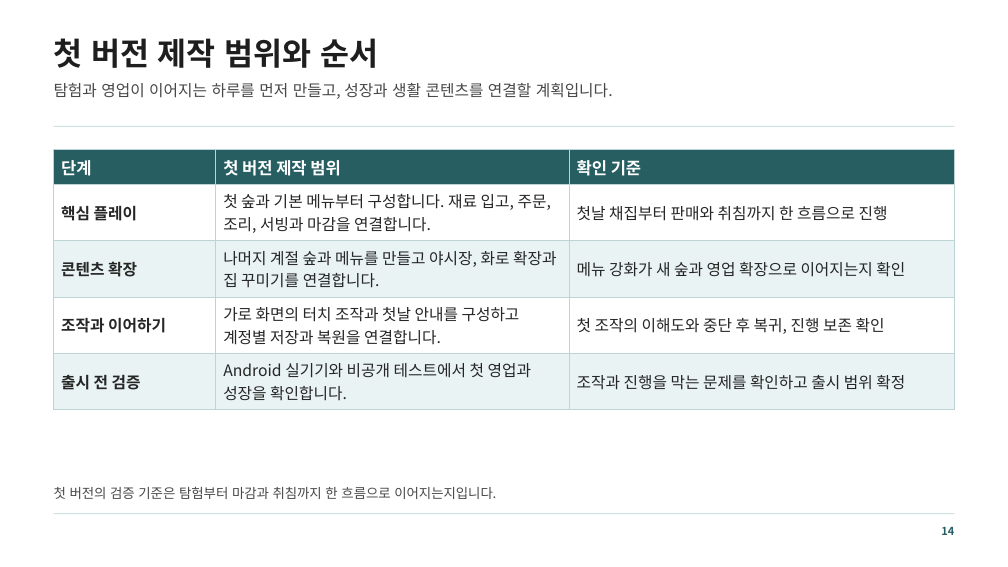
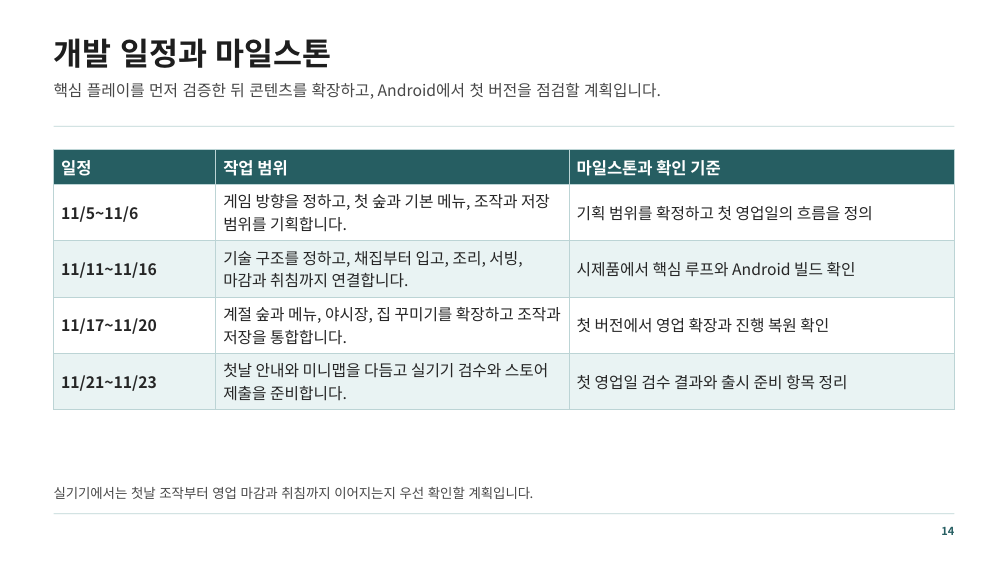
Before and after one commit to mjoon31/mjoon31, a slide deck: slide 14 of docs/assets/resources/ham-pocha/game-design.pptx. Drawn at 1008x567 pixels with LibreOffice and Linux fonts; fonts in the diff are those of the drawing. Boxes give left, top, right and bottom in pixels: in the first picture for what was removed or moved away, otherwise in the second. Text is boxed around its words. In the diff, an @@ line names an element or a change of style, - is before the commit and + after.

```diff
--- a/docs/assets/resources/ham-pocha/game-design.pptx
+++ b/docs/assets/resources/ham-pocha/game-design.pptx
@@ text at box(54, 38, 332, 68): text changed @@
-첫 버전 제작 범위와 순서
+개발 일정과 마일스톤
@@ text at box(54, 83, 661, 99): text changed @@
-탐험과 영업이 이어지는 하루를 먼저 만들고, 성장과 생활 콘텐츠를 연결할 계획입니다.
+핵심 플레이를 먼저 검증한 뒤 콘텐츠를 확장하고, Android에서 첫 버전을 점검할 계획입니다.
@@ table at box(54, 150, 956, 410) @@
-row 1: 단계 | 첫 버전 제작 범위 | 확인 기준
+row 1: 일정 | 작업 범위 | 마일스톤과 확인 기준
-row 2: 핵심 플레이 | 첫 숲과 기본 메뉴부터 구성합니다. 재료 입고, 주문, 조리, 서빙과 마감을 연결합니다. | 첫날 채집부터 판매와 취침까지 한 흐름으로 진행
+row 2: 11/5~11/6 | 게임 방향을 정하고, 첫 숲과 기본 메뉴, 조작과 저장 범위를 기획합니다. | 기획 범위를 확정하고 첫 영업일의 흐름을 정의
-row 3: 콘텐츠 확장 | 나머지 계절 숲과 메뉴를 만들고 야시장, 화로 확장과 집 꾸미기를 연결합니다. | 메뉴 강화가 새 숲과 영업 확장으로 이어지는지 확인
+row 3: 11/11~11/16 | 기술 구조를 정하고, 채집부터 입고, 조리, 서빙, 마감과 취침까지 연결합니다. | 시제품에서 핵심 루프와 Android 빌드 확인
-row 4: 조작과 이어하기 | 가로 화면의 터치 조작과 첫날 안내를 구성하고 계정별 저장과 복원을 연결합니다. | 첫 조작의 이해도와 중단 후 복귀, 진행 보존 확인
+row 4: 11/17~11/20 | 계절 숲과 메뉴, 야시장, 집 꾸미기를 확장하고 조작과 저장을 통합합니다. | 첫 버전에서 영업 확장과 진행 복원 확인
-row 5: 출시 전 검증 | Android 실기기와 비공개 테스트에서 첫 영업과 성장을 확인합니다. | 조작과 진행을 막는 문제를 확인하고 출시 범위 확정
+row 5: 11/21~11/23 | 첫날 안내와 미니맵을 다듬고 실기기 검수와 스토어 제출을 준비합니다. | 첫 영업일 검수 결과와 출시 준비 항목 정리
@@ text at box(54, 487, 534, 499): text changed @@
-첫 버전의 검증 기준은 탐험부터 마감과 취침까지 한 흐름으로 이어지는지입니다.
+실기기에서는 첫날 조작부터 영업 마감과 취침까지 이어지는지 우선 확인할 계획입니다.
```
Also in this commit, not shown: 2 other slides changed, 2 other files.
